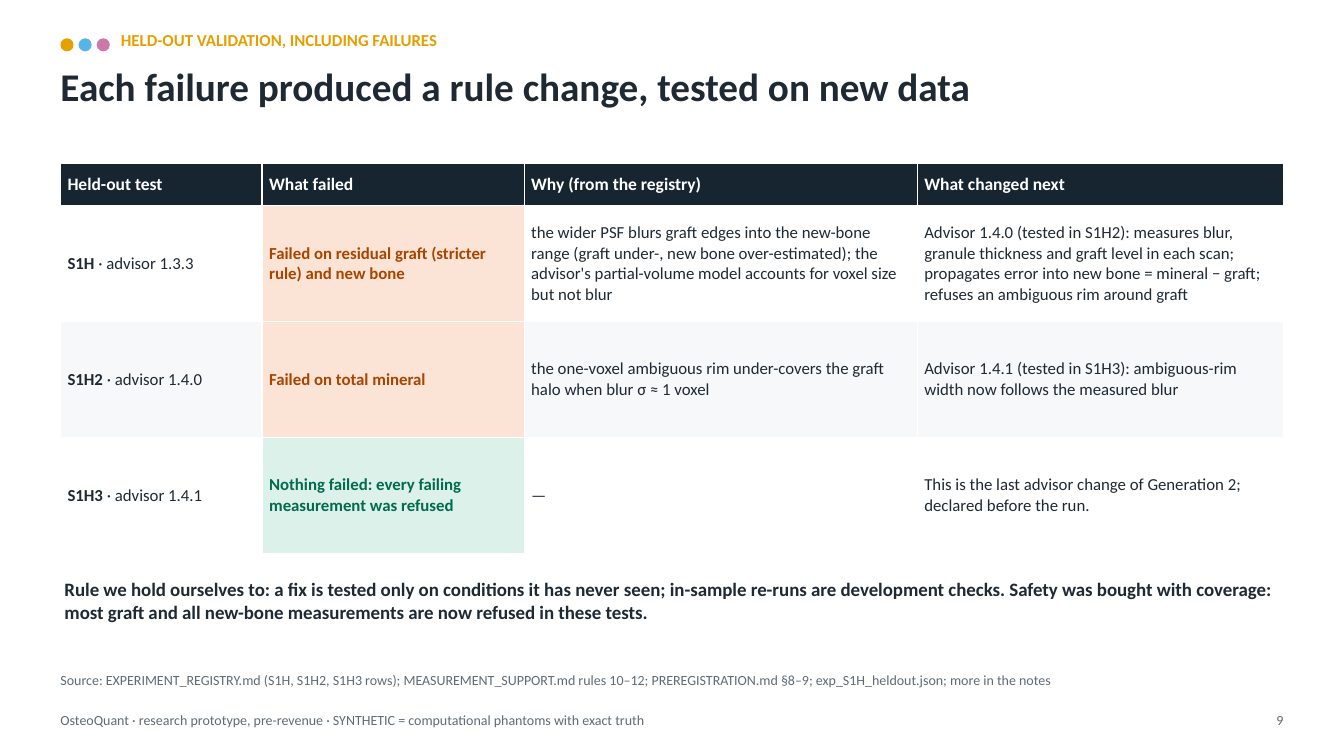
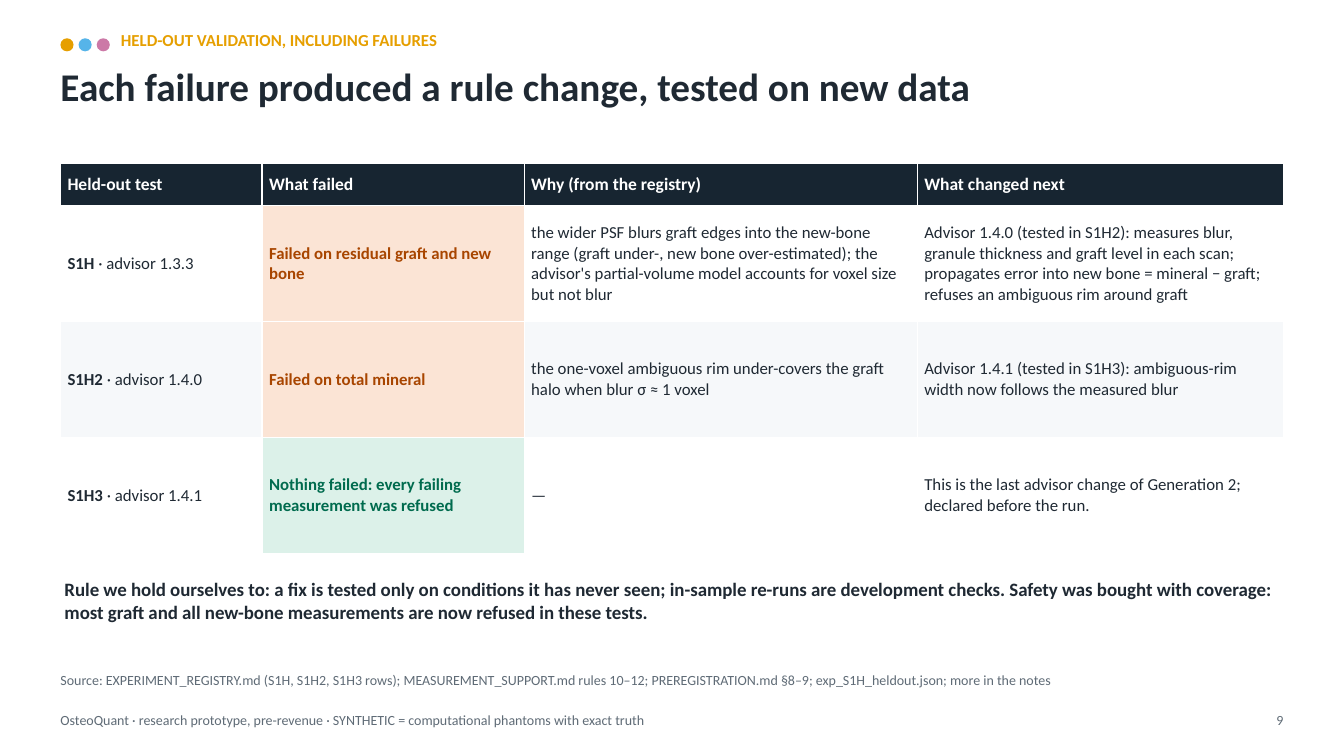
Before and after one commit to arnavhiteshpatel-cloud/playground, a slide deck: slide 9 of investor/OsteoQuant_Investor_Deck.pptx. Drawn at 1344x756 pixels with LibreOffice and Linux fonts; fonts in the diff are those of the drawing. Boxes give left, top, right and bottom in pixels: in the first picture for what was removed or moved away, otherwise in the second. Text is boxed around its words. In the diff, an @@ line names an element or a change of style, - is before the commit and + after.

```diff
--- a/investor/OsteoQuant_Investor_Deck.pptx
+++ b/investor/OsteoQuant_Investor_Deck.pptx
@@ table at bbox=[60, 163, 1284, 554] @@
-row 2, column 2: Failed on residual graft (stricter rule) and new bone
+row 2, column 2: Failed on residual graft and new bone
```
Also in this commit, not shown: 2 other slides changed, 4 other files.
